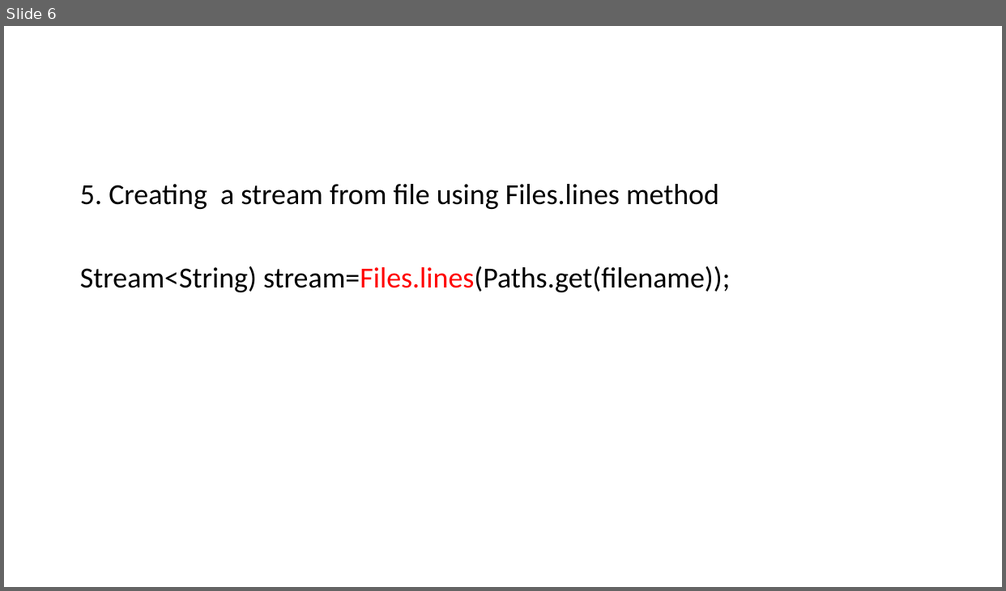
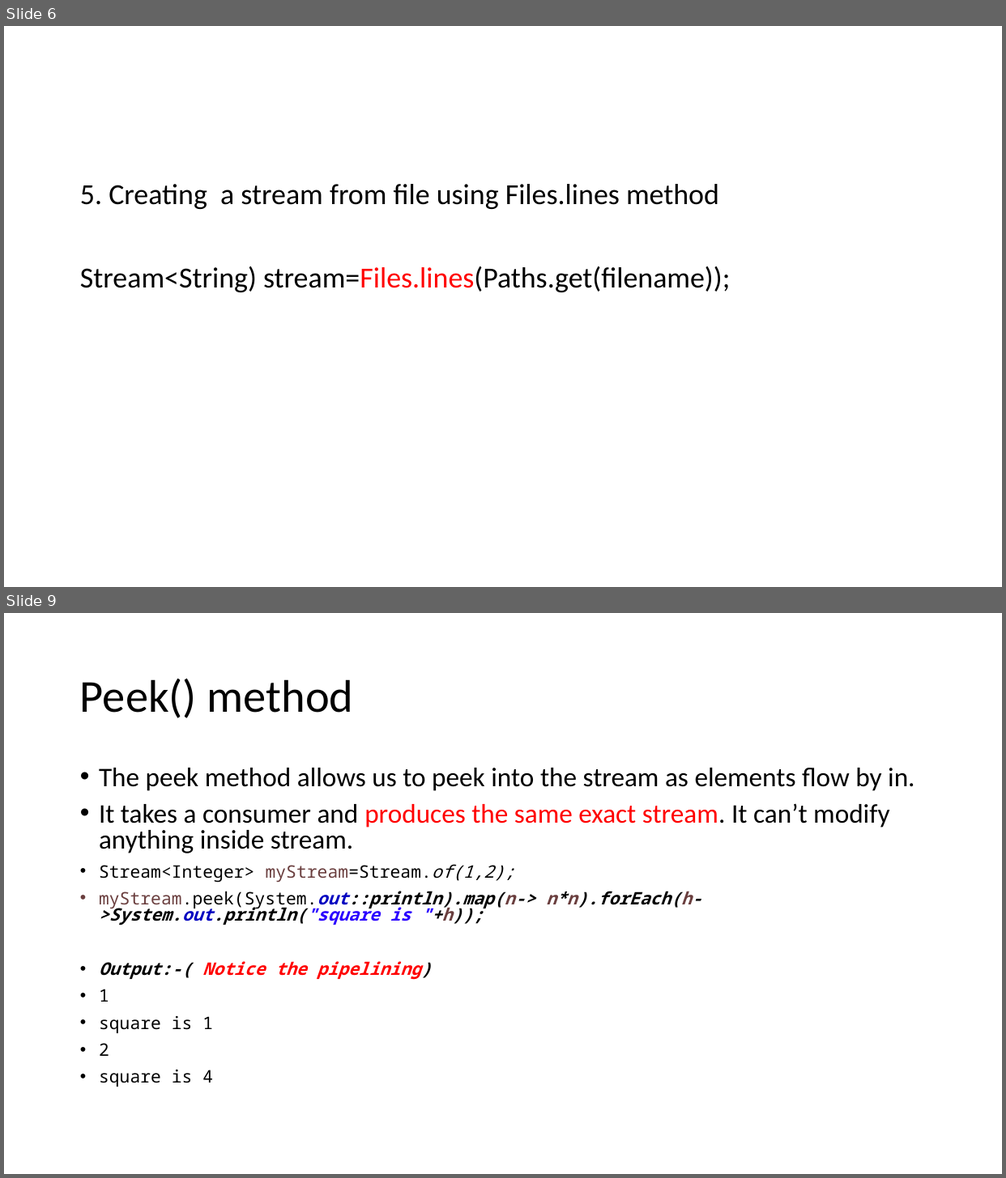
Before and after one commit to aroranishant8/JavaNotes, a slide deck: Java8/Lambda/Streams.pptx. Shown one above the other, each under a label of ours: slide 6 before the commit, slides 6 and 9 after it; the slides between them are not shown. The pictures are 1006x591 and 1006x1178 pixels, drawn with LibreOffice and Linux fonts; fonts in the diff are those of the drawing. Boxes give left, top, right and bottom in pixels: in the first picture for what was removed or moved away, otherwise in the second. Text is boxed around its words. In the diff, an @@ line names an element or a change of style, - is before the commit and + after.

```diff
--- a/Java8/Lambda/Streams.pptx
+++ b/Java8/Lambda/Streams.pptx
@@ slide 9 added at box(4, 613, 1002, 1174), background #FFFFFF @@
@@ title added at box(80, 679, 354, 718), 44 pt, text #000000 @@
+Peek() method
@@ text added at box(99, 768, 914, 1087), 16.6 pt, text #000000 @@
+• The peek method allows us to peek into the stream as elements flow by in.
+• It takes a consumer and produces the same exact stream. It can’t modify anything inside stream.
+• Stream<Integer> myStream=Stream.of(1,2);
+• myStream.peek(System.out::println).map(n-> n*n).forEach(h->System.out.println("square is "+h));
+• Output:-( Notice the pipelining)
+• 1
+• square is 1
+• 2
+• square is 4
```
Also in this commit, not shown: 2 other slides added.
